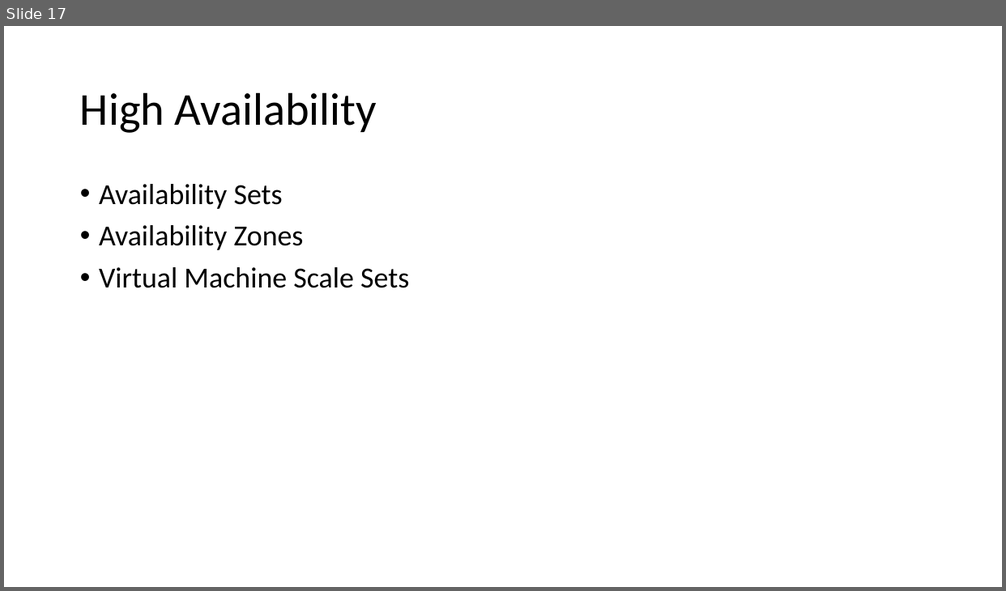
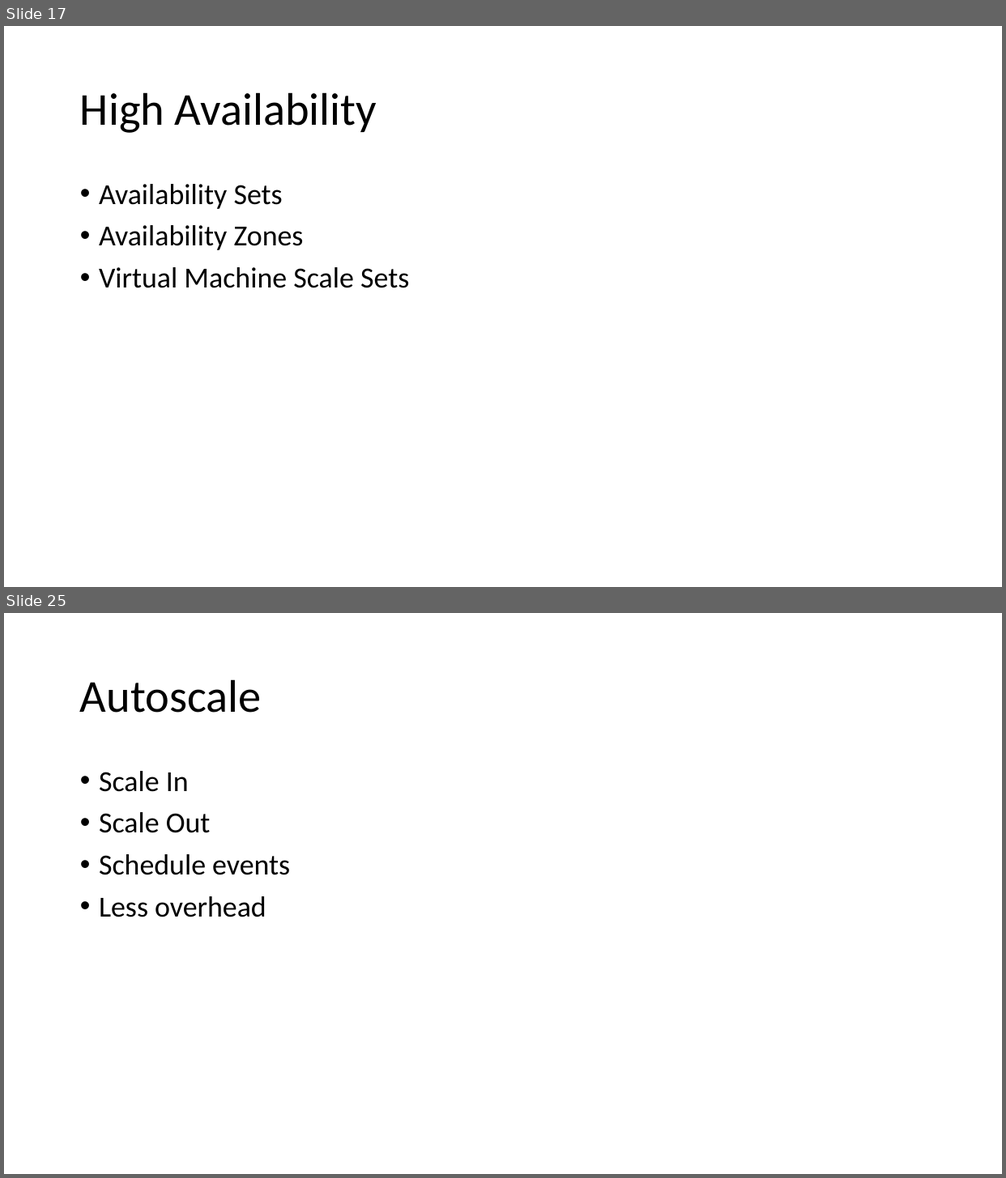
Before and after one commit to aswini-roy/Az104-D, a slide deck: Azure Virtual Machines.pptx. Shown one above the other, each under a label of ours: slide 17 before the commit, slides 17 and 25 after it; the slides between them are not shown. The pictures are 1006x591 and 1006x1178 pixels, drawn with LibreOffice and Linux fonts; fonts in the diff are those of the drawing. Boxes give left, top, right and bottom in pixels: in the first picture for what was removed or moved away, otherwise in the second. Text is boxed around its words. In the diff, an @@ line names an element or a change of style, - is before the commit and + after.

```diff
--- a/Azure Virtual Machines.pptx
+++ b/Azure Virtual Machines.pptx
@@ slide 25 added at (4, 613, 1002, 1174), background #FFFFFF @@
@@ title added at (80, 679, 262, 713), 44 pt, text #000000 @@
+Autoscale
@@ text added at (99, 771, 290, 918), 28 pt, text #000000 @@
+• Scale In
+• Scale Out
+• Schedule events
+• Less overhead
```
Also in this commit, not shown: 8 other slides added.
